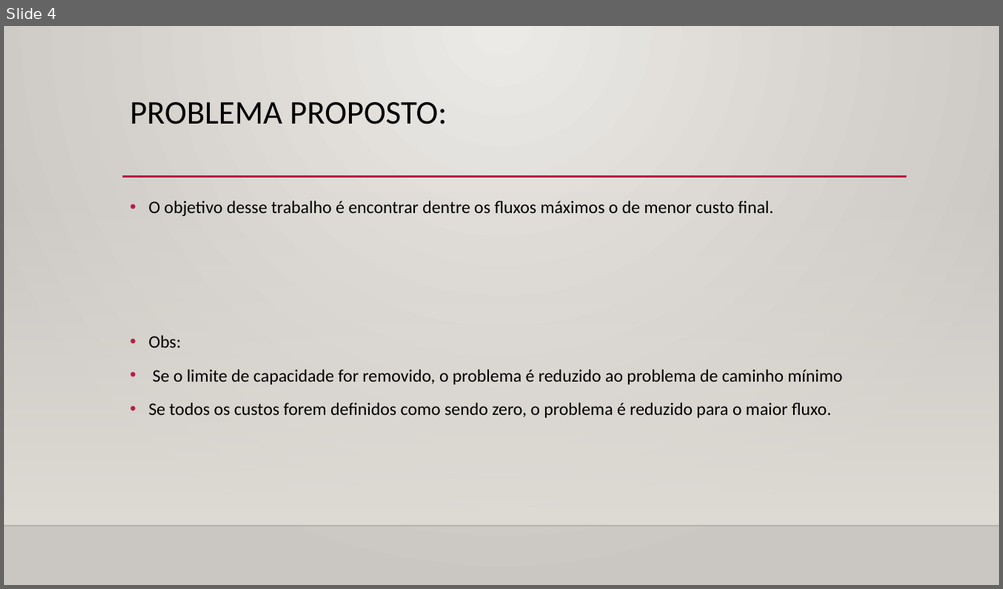
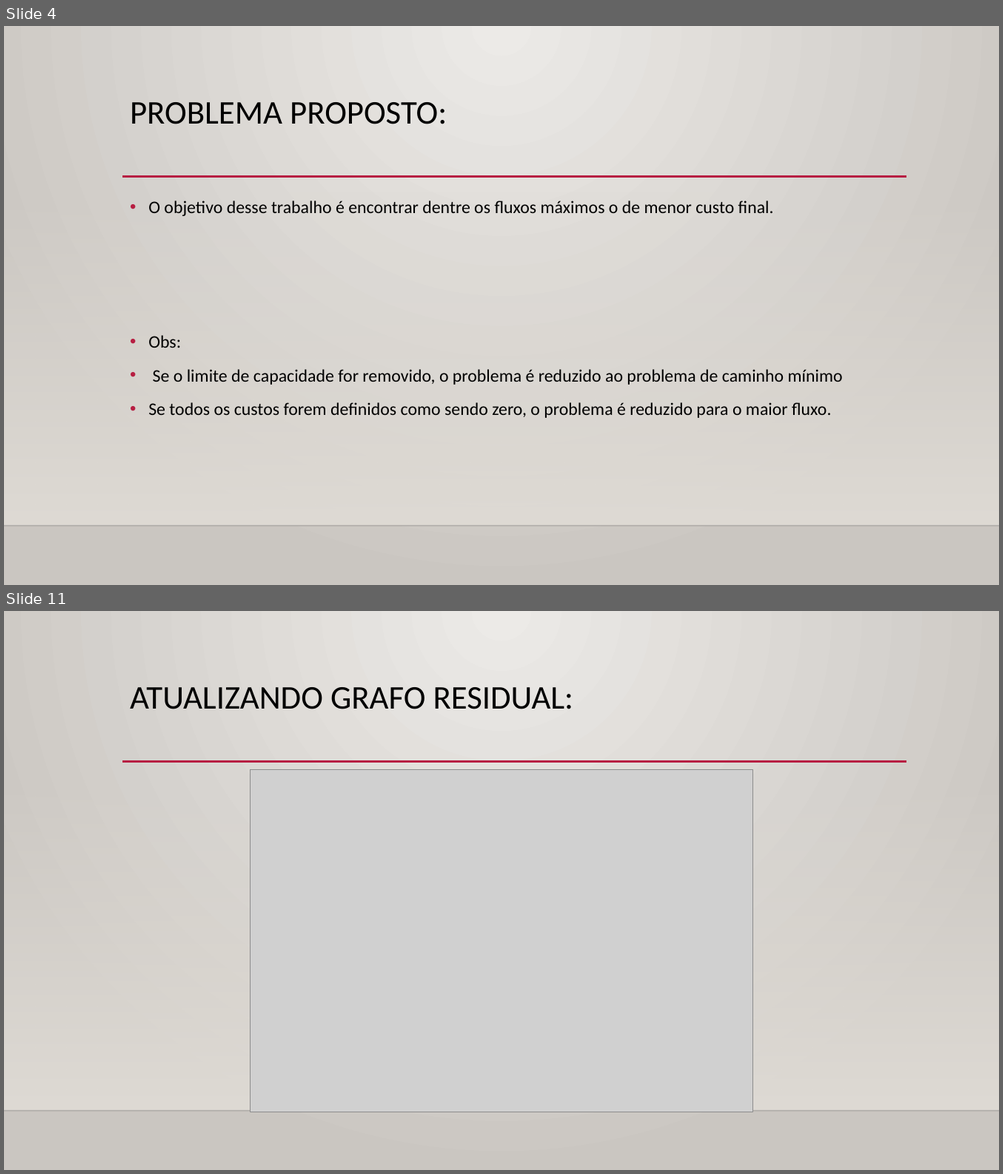
Before and after one commit to vitorhugoclz/EclipseProject, a slide deck: FluxoCustoMinimo/slides e texto/Apresentacao.pptx. Shown one above the other, each under a label of ours: slide 4 before the commit, slides 4 and 11 after it; the slides between them are not shown. The pictures are 1003x589 and 1003x1174 pixels, drawn with LibreOffice and Linux fonts; fonts in the diff are those of the drawing; grey boxes stand for pictures; background and template pictures are left out. Boxes give left, top, right and bottom in pixels: in the first picture for what was removed or moved away, otherwise in the second. Text is boxed around its words. In the diff, an @@ line names an element or a change of style, - is before the commit and + after.

```diff
--- a/FluxoCustoMinimo/slides e texto/Apresentacao.pptx
+++ b/FluxoCustoMinimo/slides e texto/Apresentacao.pptx
@@ slide 11 added at (4, 611, 999, 1170), background gradient #ECEAE7 to #CAC7C1; not listed: 3 template elements that a slide beside it also shows @@
@@ title added at (130, 687, 574, 709), 32 pt, text #000000 @@
+ATUALIZANDO GRAFO RESIDUAL:
@@ picture added at (250, 770, 753, 1113) @@
```
Also in this commit, not shown: 3 slides changed, 8 other slides added, 4 other files.
